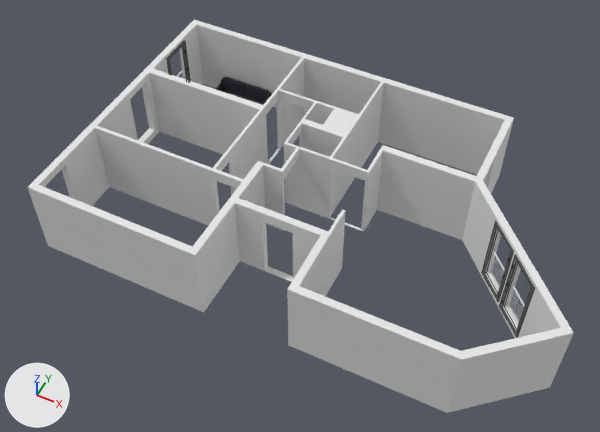
The Blender file appartEchelleBlenderRender.blend as it was, and as the next commit left it.
The view is the same before and after, from a 50 mm camera at (650.0, -1471.0, 1833.0) aimed at (-46.0, -79.0, 93.0). The axes (+X, +Y, +Z) are drawn at lower left. The lights are the same throughout. Mesh edges are drawn as thin lines on the coarser meshes.

Names of what the first picture shows: 'Canap.001', 'ContourFenetre.001', 'Murs'.
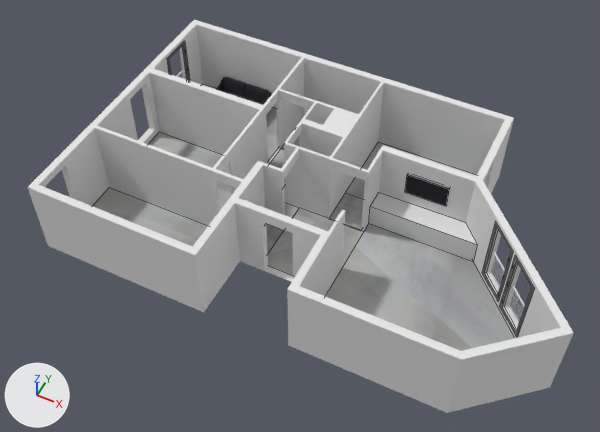
Commit message: Simu tele + meuble salon

Pixel boxes (x1, y1, x2, y2) of what changed, in the pictures (600 x 432 px):
'Sol', shown
    after: (93, 84, 514, 351)
'Cube', added
    after: (369, 193, 478, 261)
'Cube.001', added
    after: (405, 174, 450, 206)

What changed in the scene script:
```text
Add me_cube_002:
    me_cube_002.from_pydata([(-98.0, -79.0, 0.0), (-98.0, -79.0, 74.0), (-98.0, -17.0, 0.0), (-98.0, -17.0, 74.0), (223.0, -79.0, 0.0), (223.0, -79.0, 74.0), (166.0, -17.0, 0.0), (166.0, -17.0, 74.0)], [], [(0, 1, 3, 2), (2, 3, 7, 6), (6, 7, 5, 4), (4, 5, 1, 0), (2, 6, 4, 0), (7, 3, 1, 5)])
Add me_cube_003:
    me_cube_003.from_pydata(...)  # a box spanning x -100.0..23.3, y 67.1..76.3, z 8.9..79.0
    me_cube_003.materials.append(mat_material_001)
Change ob_sol:
    remove ob_sol.hide_viewport = True
Add ob_cube:
    ob_cube = bpy.data.objects.new('Cube', me_cube_002)
    ob_cube.location = (207.0, 140.0, -1.0)
Add ob_cube_001:
    ob_cube_001 = bpy.data.objects.new('Cube.001', me_cube_003)
    ob_cube_001.location = (288.0, 51.0, 107.0)
```
